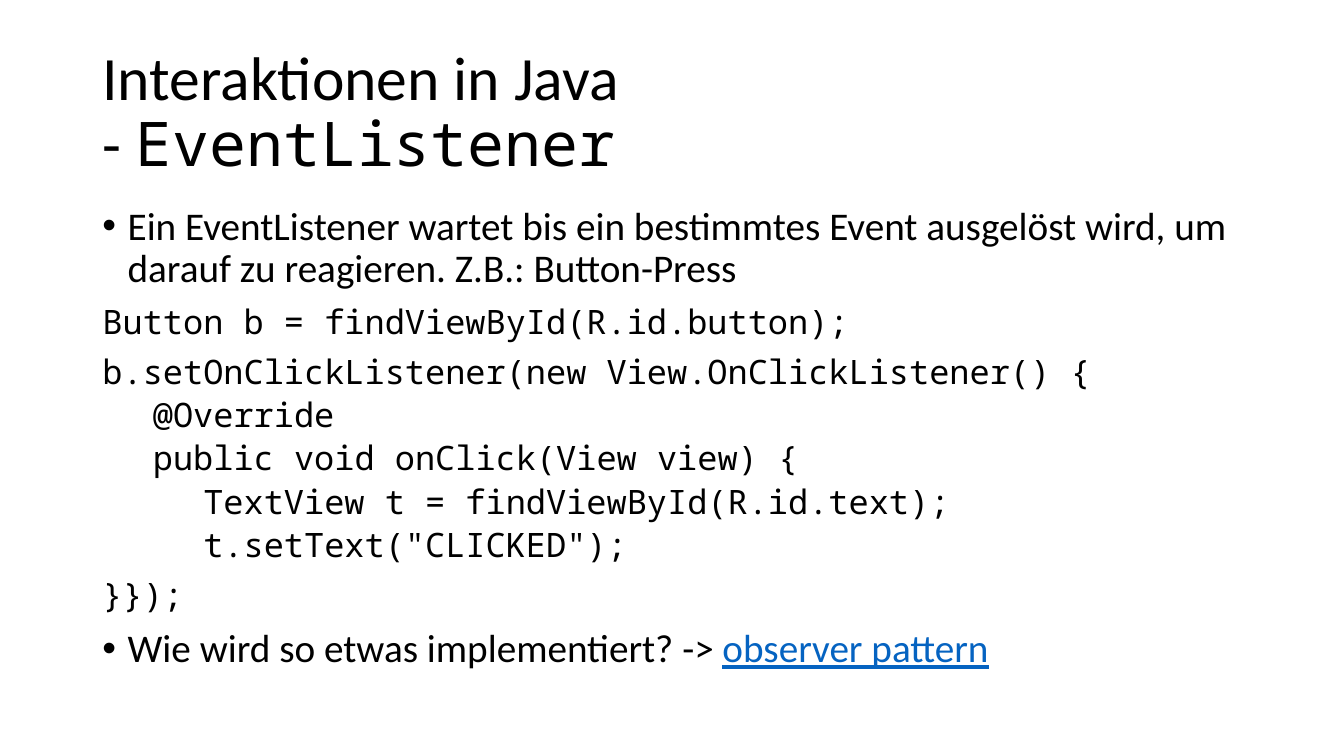
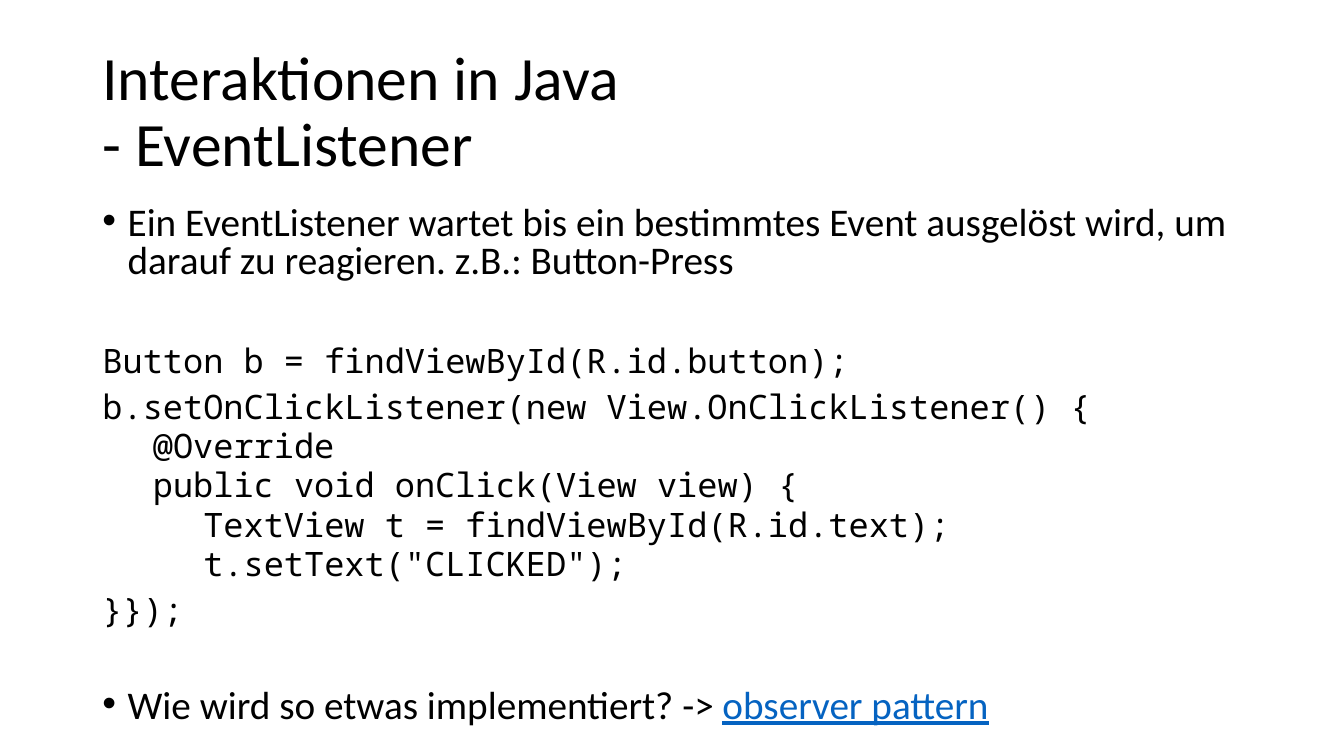
Before and after one commit to desombre/java_examples, a slide deck: slide 9 of Android_UI.pptx (slide 11 before the commit). Drawn at 1344x756 pixels with LibreOffice and Linux fonts; fonts in the diff are those of the drawing. Boxes give left, top, right and bottom in pixels: in the first picture for what was removed or moved away, otherwise in the second. Text is boxed around its words. In the diff, an @@ line names an element or a change of style, - is before the commit and + after.

```diff
--- a/Android_UI.pptx
+++ b/Android_UI.pptx
@@ title "Interaktionen in Java - EventListener" at [102, 57, 619, 167]: font Noto Sans Mono to Calibri in "EventListener" @@
@@ text at [128, 208, 1226, 281]: text changed @@
-• Ein EventListener wartet bis ein bestimmtes Event ausgelöst wird, um darauf zu reagieren. Z.B.: Button-Press
+• Ein EventListener wartet bis ein bestimmtes Event ausgelöst wird, um darauf zu reagieren. z.B.: Button-Press
@@ text at [102, 347, 1051, 726]: line spacing 0.9 to 0.8 @@
```
Also in this commit, not shown: 6 other slides changed, 12 slides added, 4 slides removed.
